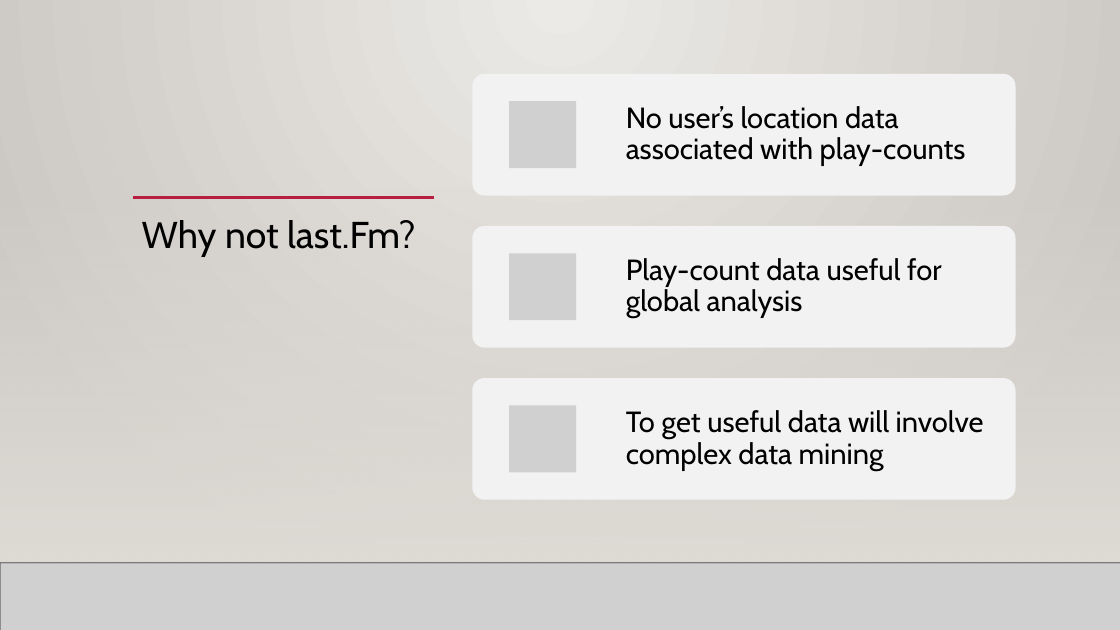
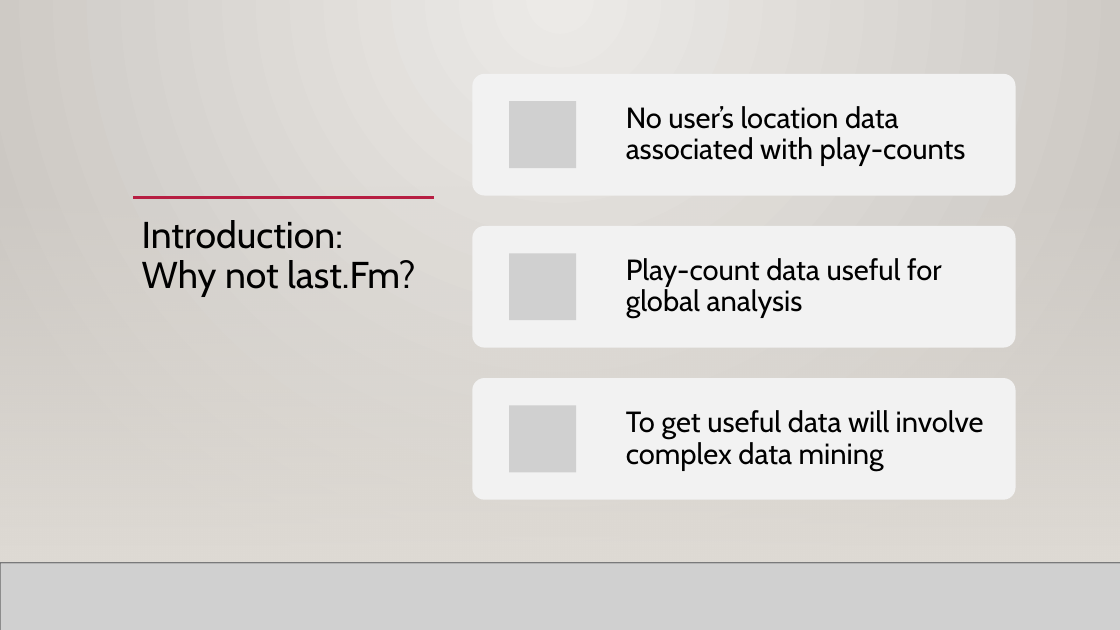
Before and after one commit to mahyarshu/Gigalytics, a slide deck: slide 15 of documents/Presentation/Innovators.pptx. Drawn at 1120x630 pixels with LibreOffice and Linux fonts; fonts in the diff are those of the drawing; grey boxes stand for pictures; background and template pictures are left out. Boxes give left, top, right and bottom in pixels: in the first picture for what was removed or moved away, otherwise in the second. Text is boxed around its words. In the diff, an @@ line names an element or a change of style, - is before the commit and + after.

```diff
--- a/documents/Presentation/Innovators.pptx
+++ b/documents/Presentation/Innovators.pptx
@@ title at [142,220,415,296]: text changed @@
-Why not last.Fm?
+Introduction: Why not last.Fm?
```
Also in this commit, not shown: 16 other slides changed, 1 slide added, 1 slide removed.
